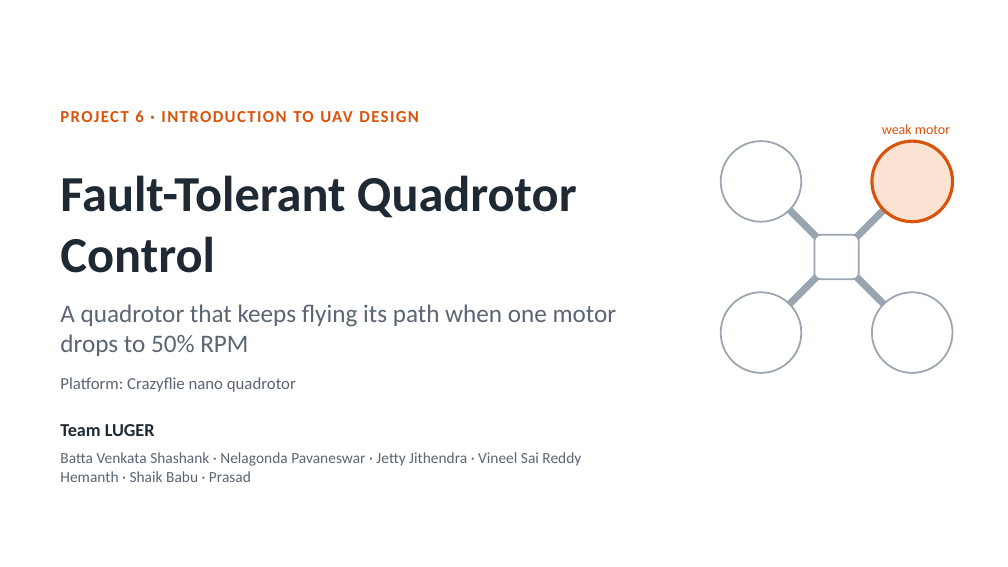
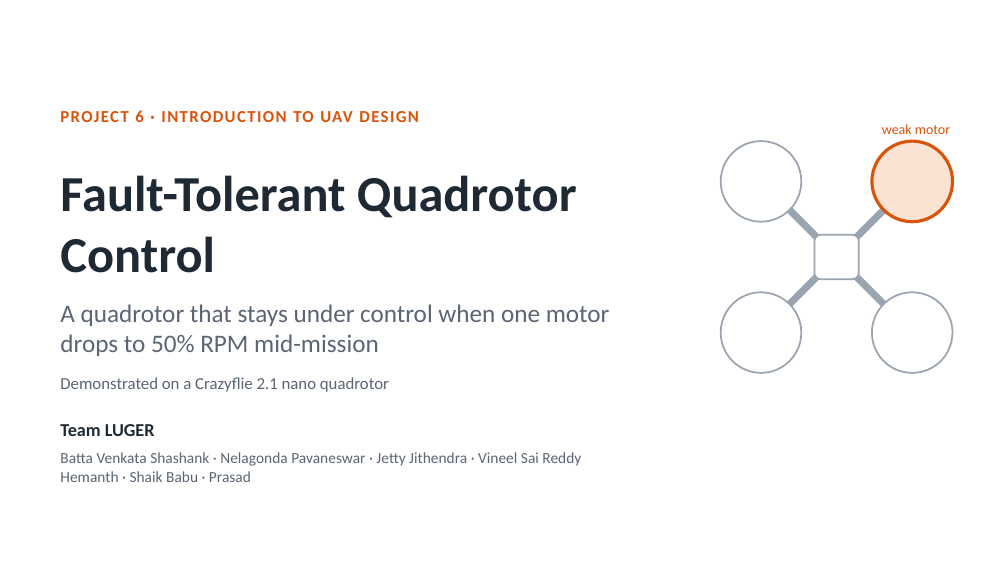
Before and after one commit to Pavaneswar6699/UAV_FAULT_TOLERANT_QUADROTOR_CONTROL, a slide deck: slide 1 of Fault-Tolerant Quadrotor Control - Crazyflie.pptx. Drawn at 1008x567 pixels with LibreOffice and Linux fonts; fonts in the diff are those of the drawing. Boxes give left, top, right and bottom in pixels: in the first picture for what was removed or moved away, otherwise in the second. Text is boxed around its words. In the diff, an @@ line names an element or a change of style, - is before the commit and + after.

```diff
--- a/Fault-Tolerant Quadrotor Control - Crazyflie.pptx
+++ b/Fault-Tolerant Quadrotor Control - Crazyflie.pptx
@@ text at <box>60,304,610,356</box>: text changed @@
-A quadrotor that keeps flying its path when one motor drops to 50% RPM
+A quadrotor that stays under control when one motor drops to 50% RPM mid-mission
@@ text at <box>60,377,389,392</box>: text changed @@
-Platform: Crazyflie nano quadrotor
+Demonstrated on a Crazyflie 2.1 nano quadrotor
```
Also in this commit, not shown: 6 other slides changed, 2 slides added.
